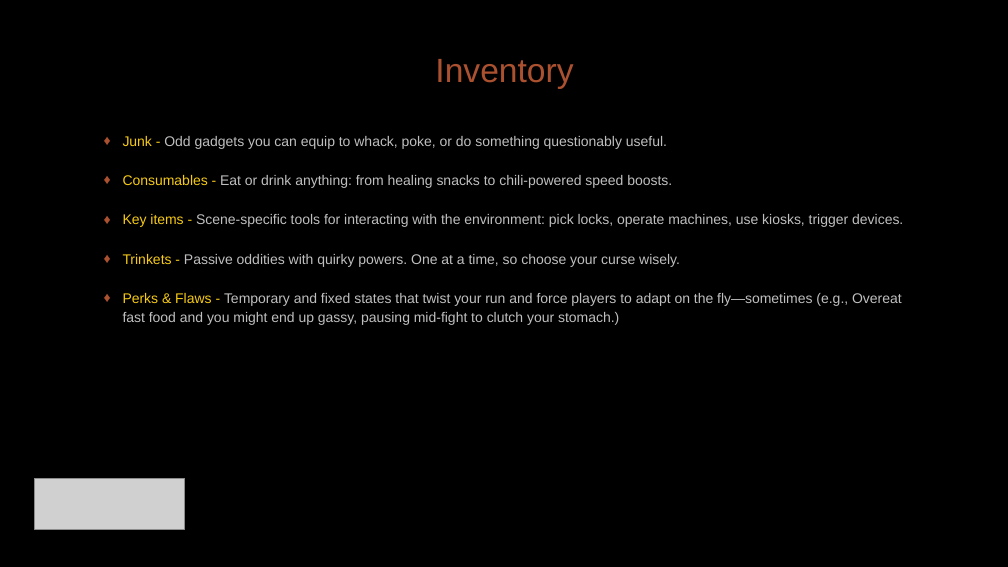
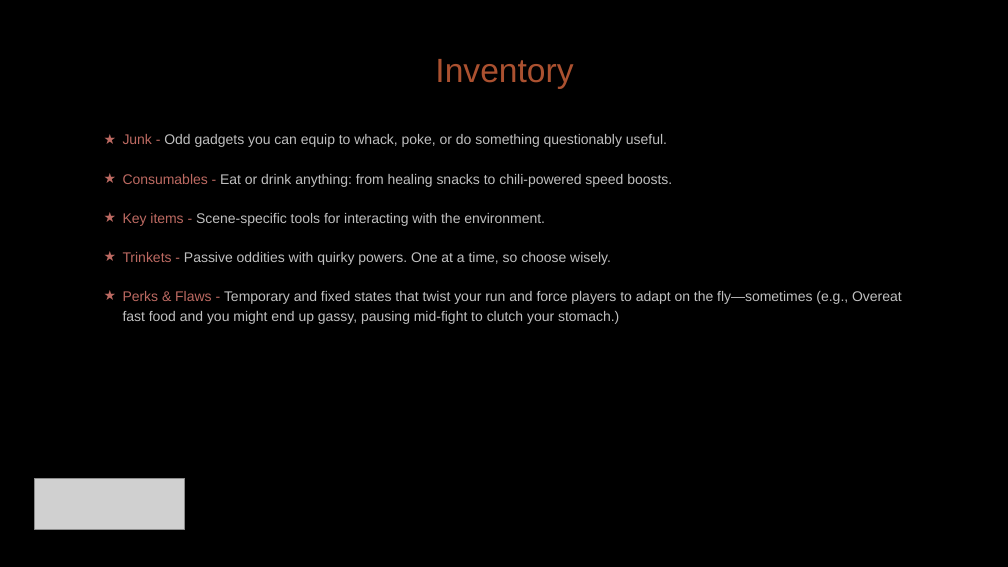
Before and after one commit to diegohcanepa/Remizione, a slide deck: slide 7 of Pitch Deck.pptx (slide 6 before the commit). Drawn at 1008x567 pixels with LibreOffice and Linux fonts; fonts in the diff are those of the drawing; grey boxes stand for pictures; background and template pictures are left out. Boxes give left, top, right and bottom in pixels: in the first picture for what was removed or moved away, otherwise in the second. Text is boxed around its words. In the diff, an @@ line names an element or a change of style, - is before the commit and + after.

```diff
--- a/Pitch Deck.pptx
+++ b/Pitch Deck.pptx
@@ subtitle at <box>123,134,902,324</box>: text colour #F6CA15 to #BD6A62 in "Junk -", "Consumables -", "Perks & Flaws -"; bullet ♦ to ★; bullet colour #AB5130 to #BD6A62 @@
@@ subtitle at <box>123,213,611,265</box>: text changed @@
-♦ Key items - Scene-specific tools for interacting with the environment: pick locks, operate machines, use kiosks, trigger devices.
-♦ Trinkets - Passive oddities with quirky powers. One at a time, so choose your curse wisely.
+★ Key items - Scene-specific tools for interacting with the environment.
+★ Trinkets - Passive oddities with quirky powers. One at a time, so choose wisely.
```
Also in this commit, not shown: 9 other slides changed, 5 slides added, 5 slides removed.
